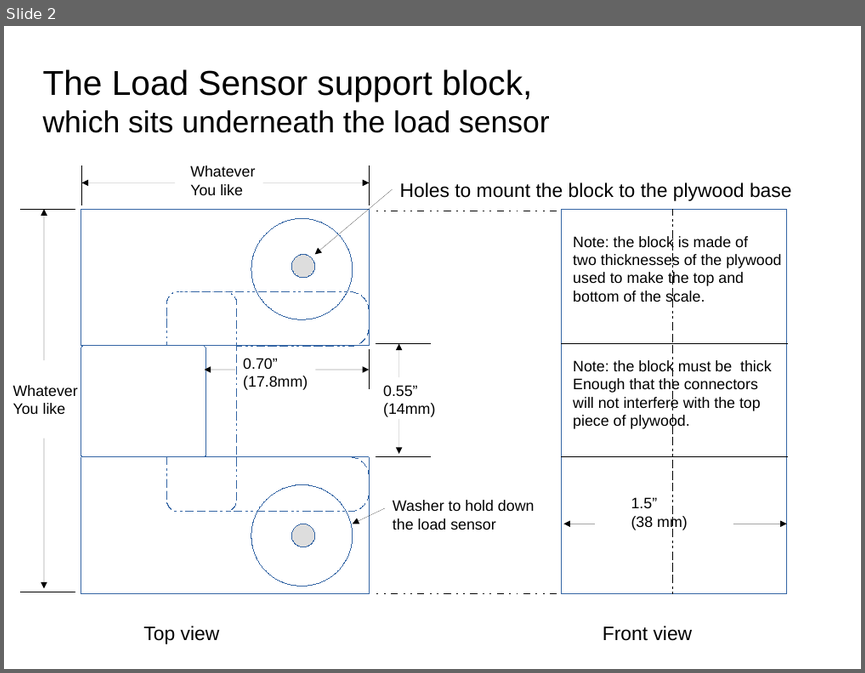
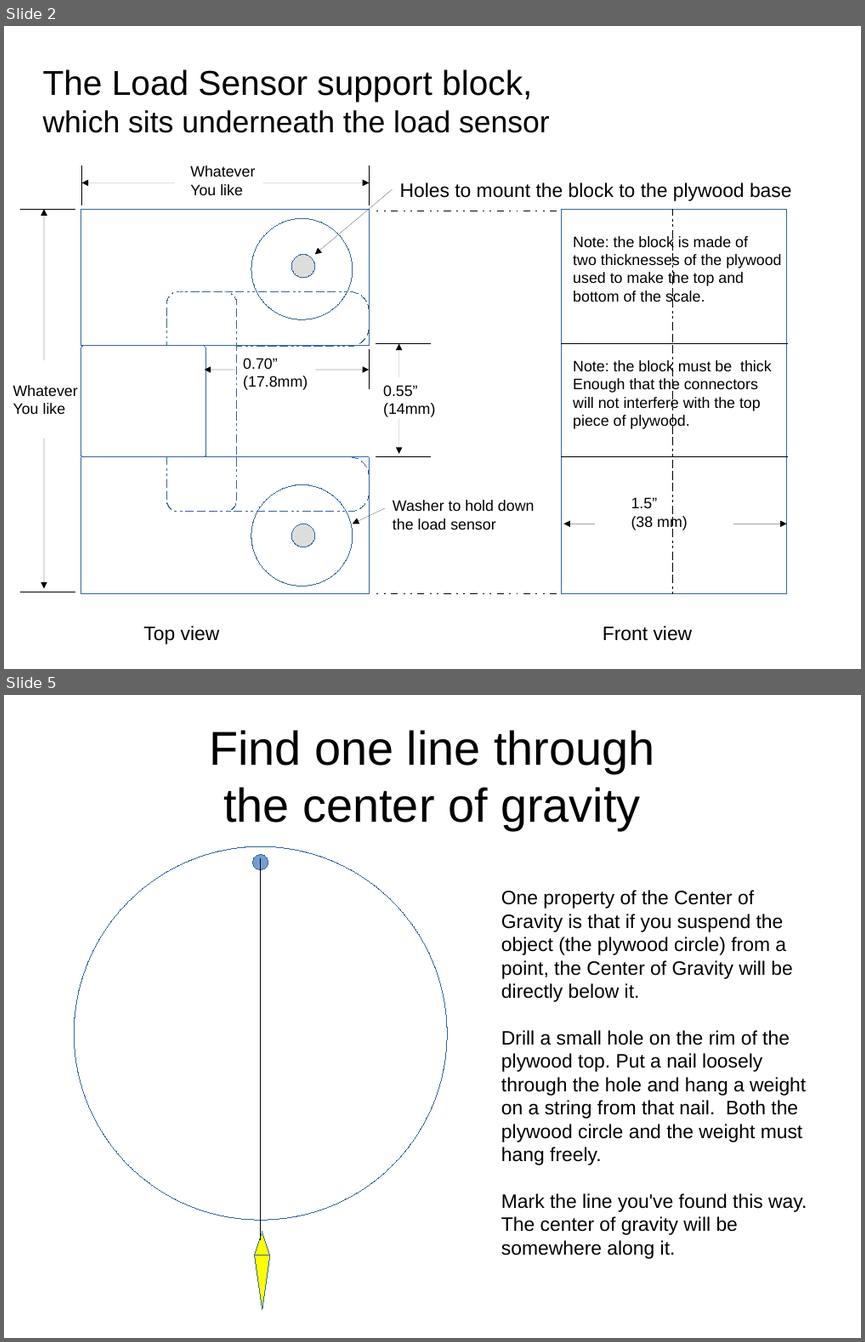
Before and after one commit to bneedhamia/CurieBLEWeightMonitor, a slide deck: MechanicalNotes.odp. Shown one above the other, each under a label of ours: slide 2 before the commit, slides 2 and 5 after it; the slides between them are not shown. The pictures are 865x673 and 865x1342 pixels, drawn with LibreOffice and Linux fonts; fonts in the diff are those of the drawing. Boxes give left, top, right and bottom in pixels: in the first picture for what was removed or moved away, otherwise in the second. Text is boxed around its words. In the diff, an @@ line names an element or a change of style, - is before the commit and + after.

Commit message:
redid the math to find center of gravity; marked the center of gravity of the top plywood circle

```diff
--- a/MechanicalNotes.odp
+++ b/MechanicalNotes.odp
@@ slide 5 added at [4,695,861,1338], background #FFFFFF @@
@@ title added at [209,730,654,830], 44 pt, text #000000 @@
+Find one line through
+the center of gravity
@@ ellipse added at [4,769,524,1297], fill #FFFFFF, outline #3465A4 0 pt @@
@@ ellipse added at [253,855,268,870], fill #729FCF, outline #3465A4 0 pt @@
@@ line added from (261, 858) to (261, 1239), #000000 0 pt @@
@@ text added at [501,890,806,1235], 18 pt, text #000000 @@
+One property of the Center of Gravity is that if you suspend the object (the plywood circle) from a point, the Center of Gravity will be directly below it.
+Drill a small hole on the rim of the plywood top. Put a nail loosely through the hole and hang a weight on a string from that nail. Both the plywood circle and the weight must hang freely.
+Mark the line you've found this way. The center of gravity will be somewhere along it.
@@ triangle added at [255,1255,270,1310], fill #FFFF00, outline #3465A4 0 pt @@
@@ triangle added at [255,1231,270,1255], fill #FFFF00, outline #3465A4 0 pt @@
```
Also in this commit, not shown: 3 other slides added, 2 other files.
